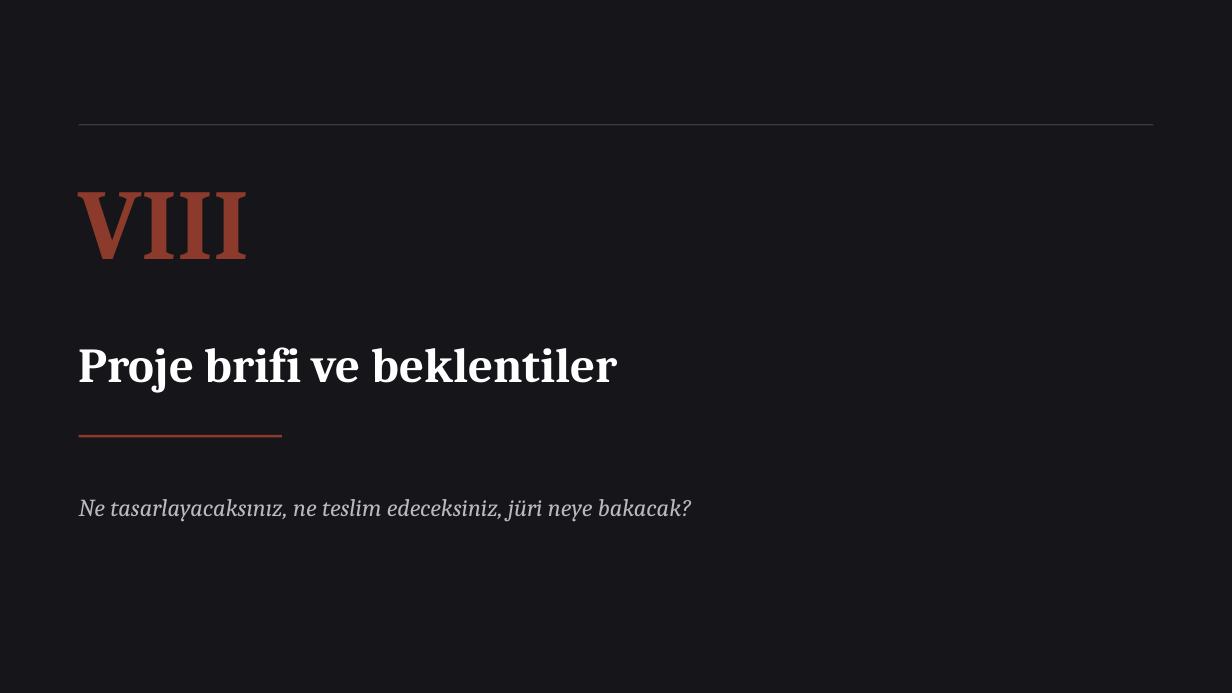
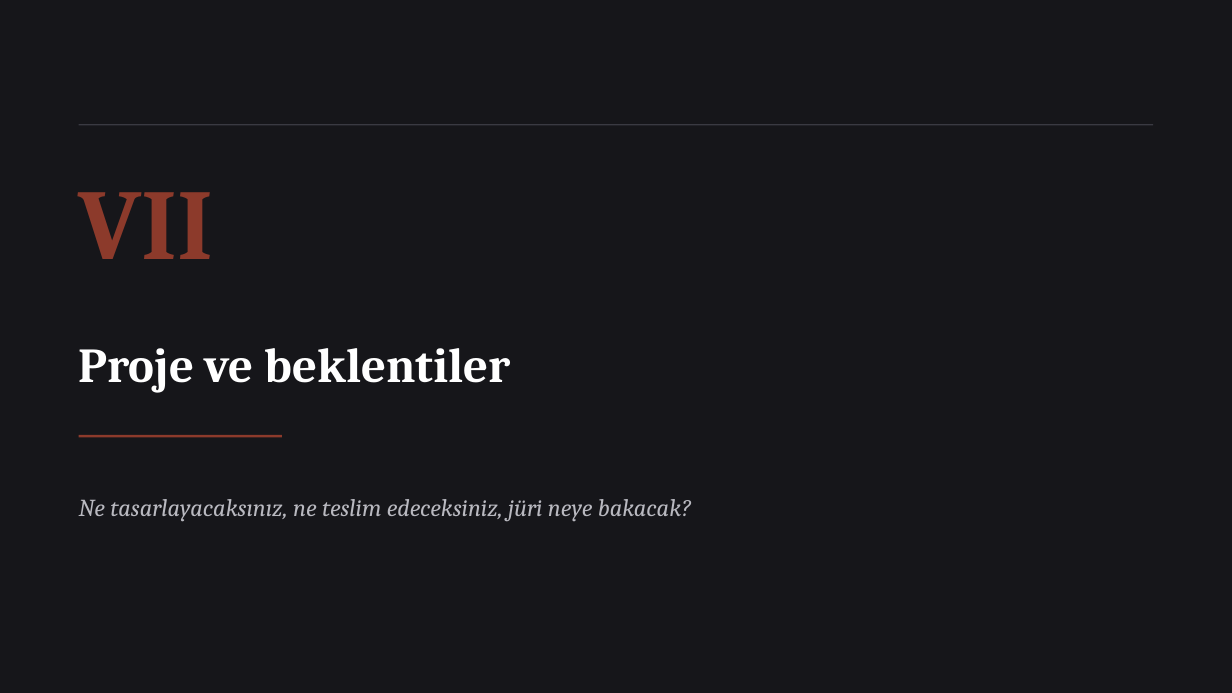
Before and after one commit to bunal91/sanat-ve-mekan, a slide deck: slide 28 of magaza-tasarimi-dersi/Gun1-Marka-Anahtari-ve-Musteri-Deneyimi.pptx (slide 35 before the commit). Drawn at 1232x693 pixels with LibreOffice and Linux fonts; fonts in the diff are those of the drawing. Boxes give left, top, right and bottom in pixels: in the first picture for what was removed or moved away, otherwise in the second. Text is boxed around its words. In the diff, an @@ line names an element or a change of style, - is before the commit and + after.

```diff
--- a/magaza-tasarimi-dersi/Gun1-Marka-Anahtari-ve-Musteri-Deneyimi.pptx
+++ b/magaza-tasarimi-dersi/Gun1-Marka-Anahtari-ve-Musteri-Deneyimi.pptx
@@ text at [79,192,214,259]: text changed @@
-VIII
+VII
@@ text at [79,348,511,392]: text changed @@
-Proje brifi ve beklentiler
+Proje ve beklentiler
```
Also in this commit, not shown: 26 other slides changed, 10 slides added, 20 slides removed, 1 other file.
